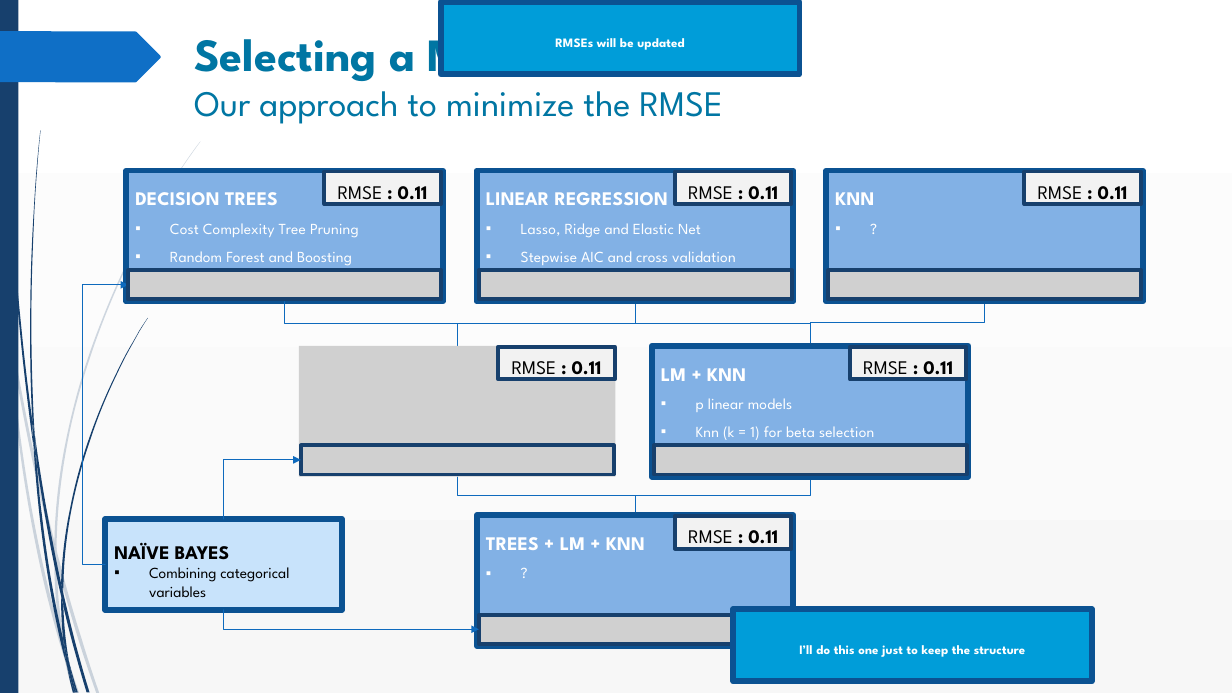
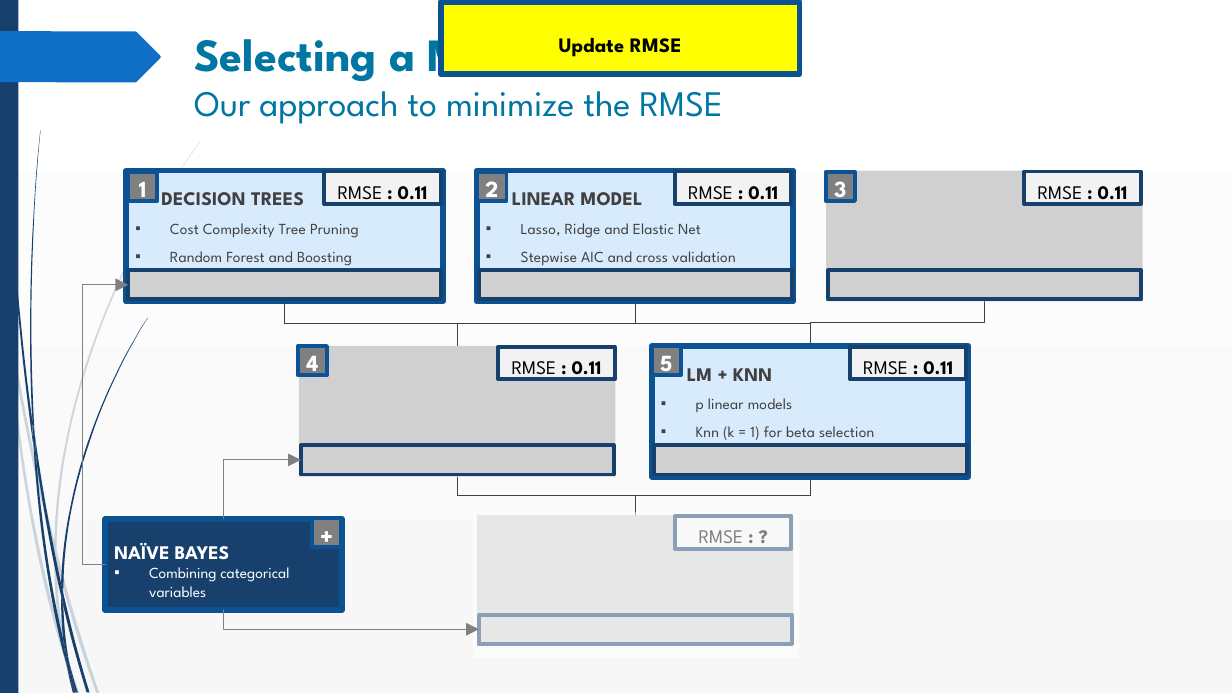
Before and after one commit to akay126/ML_housing, a slide deck: slide 5 of Presentation/ML_housing_presentation_vHD.pptx (slide 3 before the commit). Drawn at 1232x693 pixels with LibreOffice and Linux fonts; fonts in the diff are those of the drawing; grey boxes stand for pictures. Boxes give left, top, right and bottom in pixels: in the first picture for what was removed or moved away, otherwise in the second. Text is boxed around its words. In the diff, an @@ line names an element or a change of style, - is before the commit and + after.

```diff
--- a/Presentation/ML_housing_presentation_vHD.pptx
+++ b/Presentation/ML_housing_presentation_vHD.pptx
@@ text in rectangle at (427, 24, 549, 85): text changed; text colour #FFFFFF to #404040 @@
-LINEAR REGRESSION
+LINEAR MODEL
@@ rectangle "LINEAR MODEL" at (477, 171, 794, 302): fill #82B1E5 to #D8EBFC @@
@@ rectangle "Update RMSE" at (441, 2, 799, 74): fill #009DD9 to #FFFF00 @@
@@ text in rectangle at (559, 38, 682, 57): text changed; size 10 to 16 pt; text colour #FFFFFF to #000000 @@
-RMSEs will be updated
+Update RMSE
@@ rectangle "DECISION TREES" at (127, 171, 444, 302): text colour #FFFFFF to #404040; fill #82B1E5 to #D8EBFC @@
@@ rectangle added at (128, 172, 157, 201), fill #808080, outline #0B5394 3 pt, 18 pt, text #FFFFFF, bold @@
+1
@@ rectangle added at (478, 172, 506, 201), fill #808080, outline #0B5394 3 pt, 18 pt, text #FFFFFF, bold @@
+2
@@ rectangle removed at (826, 171, 1143, 302) @@
-KNN
-▪ ?
@@ picture added at (826, 171, 1143, 302) @@
@@ rectangle added at (826, 172, 855, 201), fill #808080, outline #0B5394 3 pt, 18 pt, text #FFFFFF, bold @@
+3
@@ text in rectangle at (521, 223, 736, 265): text colour #FFFFFF to #404040 in "Lasso, Ridge and Elastic Net", "Stepwise AIC and cross validation" @@
@@ elbow arrow (105, 565) - (128, 285): stroke #0E6ABD 0.75 pt to #808080 0.75 pt @@
@@ elbow line (985, 299) - (811, 346): stroke #0E6ABD 0.75 pt to #404040 0.75 pt @@
@@ elbow line (285, 301) - (457, 346): stroke #0E6ABD 0.75 pt to #404040 0.75 pt @@
@@ elbow line (635, 301) - (457, 346): stroke #0E6ABD 0.75 pt to #404040 0.75 pt @@
@@ elbow line (635, 301) - (811, 346): stroke #0E6ABD 0.75 pt to #404040 0.75 pt @@
@@ rectangle added at (298, 347, 326, 375), fill #808080, outline #0B5394 3 pt, 18 pt, text #FFFFFF, bold @@
+4
@@ rectangle "LM + KNN" at (652, 346, 969, 477): text colour #FFFFFF to #404040; fill #82B1E5 to #D8EBFC @@
@@ rectangle added at (652, 347, 680, 375), fill #808080, outline #0B5394 3 pt, 18 pt, text #FFFFFF, bold @@
+5
@@ elbow arrow (224, 519) - (301, 460): stroke #0E6ABD 0.75 pt to #808080 0.75 pt @@
@@ elbow line (457, 477) - (635, 515): stroke #0E6ABD 0.75 pt to #404040 0.75 pt @@
@@ elbow line (811, 477) - (635, 515): stroke #0E6ABD 0.75 pt to #404040 0.75 pt @@
@@ rectangle "NAÏVE BAYES" at (105, 519, 342, 610): text colour #000000 to #FFFFFF; fill #C8E3FB to #17406D @@
@@ rectangle added at (312, 518, 341, 547), fill #808080, outline #0B5394 3 pt, 20 pt, text #FFFFFF, bold @@
++
@@ rectangle added at (473, 512, 799, 658), fill #FFFFFF at 50% opacity @@
@@ rectangle removed at (477, 515, 794, 646) @@
-TREES + LM + KNN
-▪ ?
@@ picture added at (477, 515, 794, 646) @@
@@ text in rectangle at (699, 530, 744, 551): text changed; bold off @@
-RMSE : 0.11
+RMSE : ?
@@ elbow arrow (224, 610) - (479, 629): stroke #0E6ABD 0.75 pt to #808080 0.75 pt @@
@@ rectangle removed at (734, 609, 1092, 681) @@
-I’ll do this one just to keep the structure
```
Also in this commit, not shown: 4 slides added, 3 other files.
